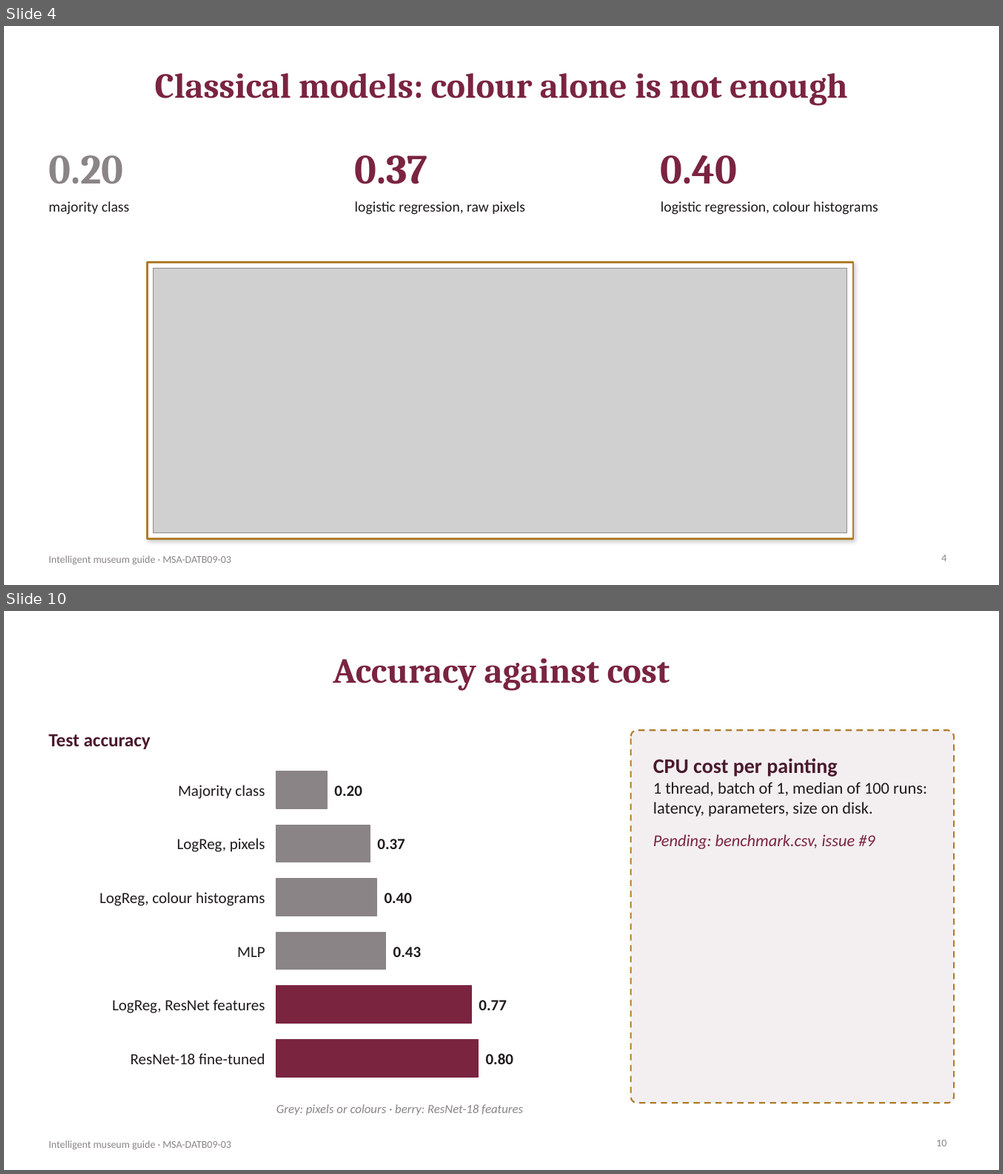
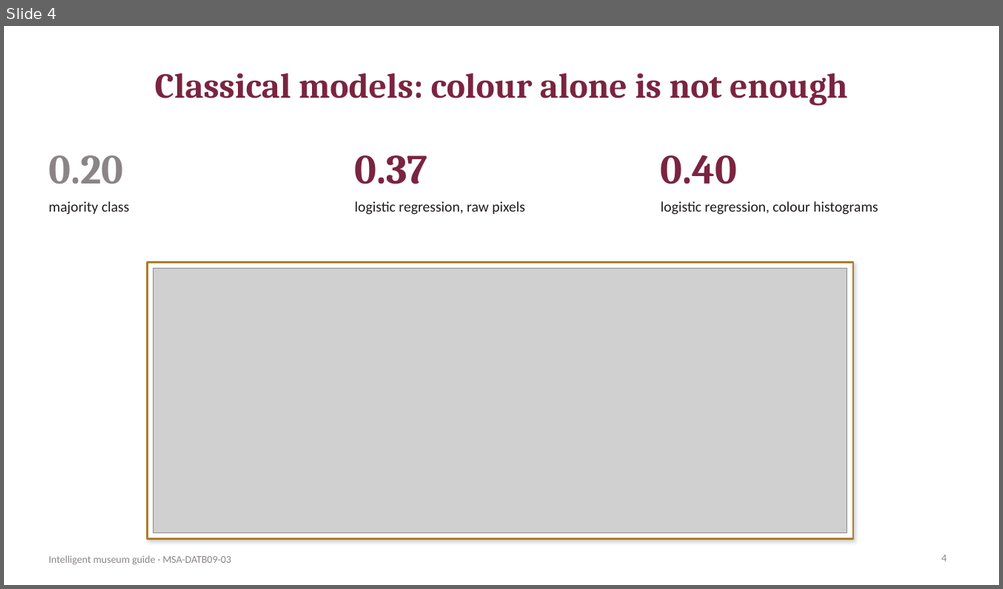
Before and after one commit to ugozchi/nn-deep-learning-foundations, a slide deck: Final Project/presentation/museum_guide.pptx. Shown one above the other, each under a label of ours: slides 4 and 10 before the commit, slide 4 after it; the slides between them are not shown. The pictures are 1003x1174 and 1003x589 pixels, drawn with LibreOffice and Linux fonts; fonts in the diff are those of the drawing; grey boxes stand for pictures. Boxes give left, top, right and bottom in pixels: in the first picture for what was removed or moved away, otherwise in the second. Text is boxed around its words. In the diff, an @@ line names an element or a change of style, - is before the commit and + after.

Commit message:
docs(recommendation): recommend frozen ResNet features with a logistic regression for the kiosks (#29)
* docs(recommendation): compare accuracy, CPU cost and maintenance and recommend frozen ResNet features

* docs(presentation): show the CPU benchmark and the recommendation and update the numbers

* docs: record how much the networks move from one machine to another

```diff
--- a/Final Project/presentation/museum_guide.pptx
+++ b/Final Project/presentation/museum_guide.pptx
@@ slide 10 removed at [4,611,999,1170], background #FFFFFF; not listed: 1 template element that a slide beside it also shows @@
@@ title removed at [333,658,670,690] @@
-Accuracy against cost
@@ text removed at [48,734,151,749] @@
-Test accuracy
@@ rounded rectangle removed at [631,730,954,1103] @@
@@ text removed at [653,758,927,849] @@
-CPU cost per painting
-1 thread, batch of 1, median of 100 runs: latency, parameters, size on disk.
-Pending: benchmark.csv, issue #9
@@ text removed at [178,785,264,799] @@
-Majority class
@@ rectangle removed at [276,772,327,809] @@
@@ text removed at [334,786,361,796] @@
-0.20
@@ rectangle removed at [276,825,370,863] @@
@@ text removed at [177,838,265,852] @@
-LogReg, pixels
@@ text removed at [377,839,404,849] @@
-0.37
@@ text removed at [99,892,264,906] @@
-LogReg, colour histograms
@@ rectangle removed at [276,879,376,916] @@
@@ text removed at [384,893,412,903] @@
-0.40
@@ rectangle removed at [276,933,386,970] @@
@@ text removed at [237,947,265,957] @@
-MLP
@@ text removed at [393,947,421,957] @@
-0.43
@@ rectangle removed at [276,986,471,1024] @@
@@ text removed at [112,999,265,1014] @@
-LogReg, ResNet features
@@ text removed at [478,1000,506,1011] @@
-0.77
@@ text removed at [131,1054,265,1065] @@
-ResNet-18 fine-tuned
@@ rectangle removed at [276,1040,478,1077] @@
@@ text removed at [486,1054,513,1065] @@
-0.80
@@ text removed at [276,1105,523,1116] @@
-Grey: pixels or colours · berry: ResNet-18 features
@@ page number removed at [936,1140,946,1147] @@
-10
```
Also in this commit, not shown: 5 slides changed, 1 slide added, 4 other files.
